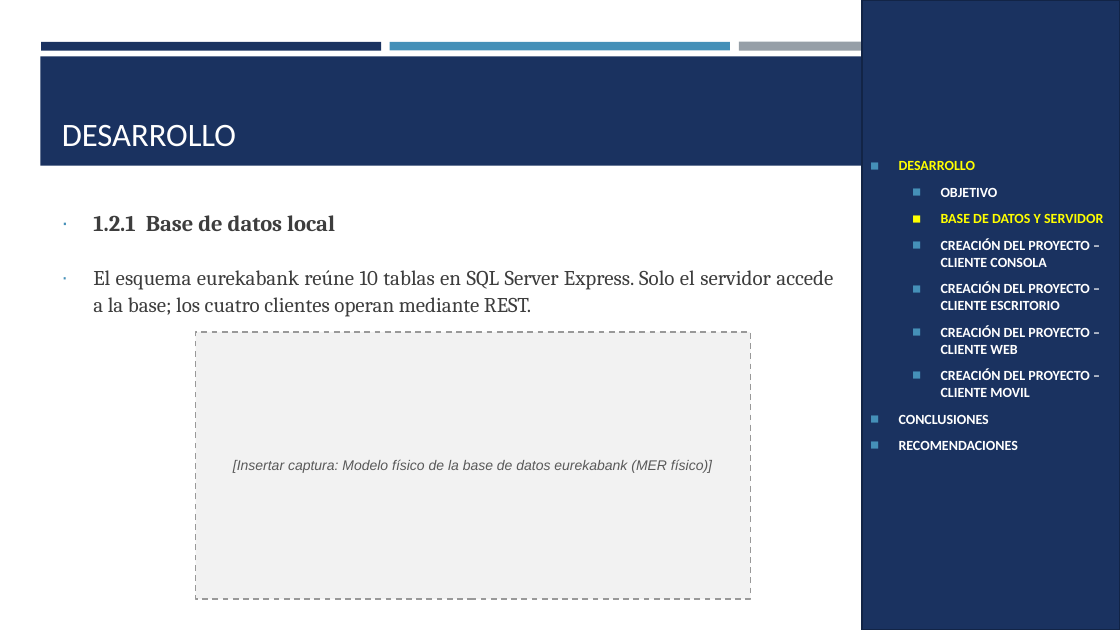
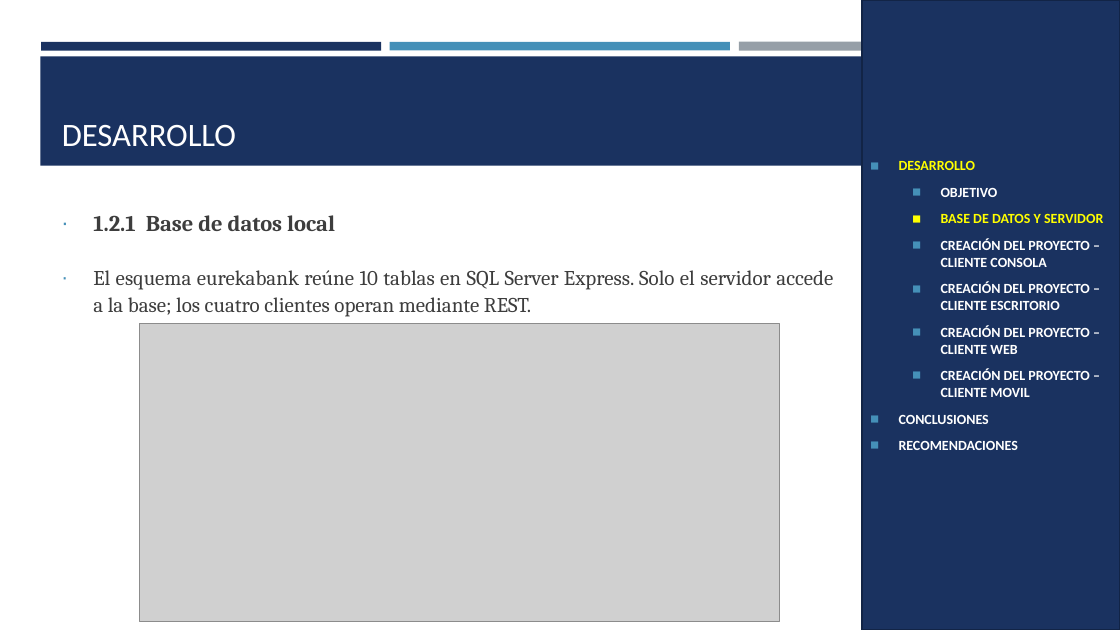
Before and after one commit to Teo344/Arquitectura_GRUPO03, a slide deck: slide 4 of TG.1.4. PAO202651_EUREKA_BDDLOCAL_RESTFUL_DOTNET_NRC36884_GR03/05. DOCUMENTACION/PRESENTACION TG.1.4. EUREKABANK RESTFUL con BDD LOCAL en DOTNET GR03.pptx. Drawn at 1120x630 pixels with LibreOffice and Linux fonts; fonts in the diff are those of the drawing; grey boxes stand for pictures. Boxes give left, top, right and bottom in pixels: in the first picture for what was removed or moved away, otherwise in the second. Text is boxed around its words. In the diff, an @@ line names an element or a change of style, - is before the commit and + after.

```diff
--- a/TG.1.4. PAO202651_EUREKA_BDDLOCAL_RESTFUL_DOTNET_NRC36884_GR03/05. DOCUMENTACION/PRESENTACION TG.1.4. EUREKABANK RESTFUL con BDD LOCAL en DOTNET GR03.pptx
+++ b/TG.1.4. PAO202651_EUREKA_BDDLOCAL_RESTFUL_DOTNET_NRC36884_GR03/05. DOCUMENTACION/PRESENTACION TG.1.4. EUREKABANK RESTFUL con BDD LOCAL en DOTNET GR03.pptx
@@ picture added at [139,323,780,623] @@
@@ rectangle removed at [196,332,750,599] @@
-[Insertar captura: Modelo físico de la base de datos eurekabank (MER físico)]
```
Also in this commit, not shown: 23 other slides changed, 1 other file.
